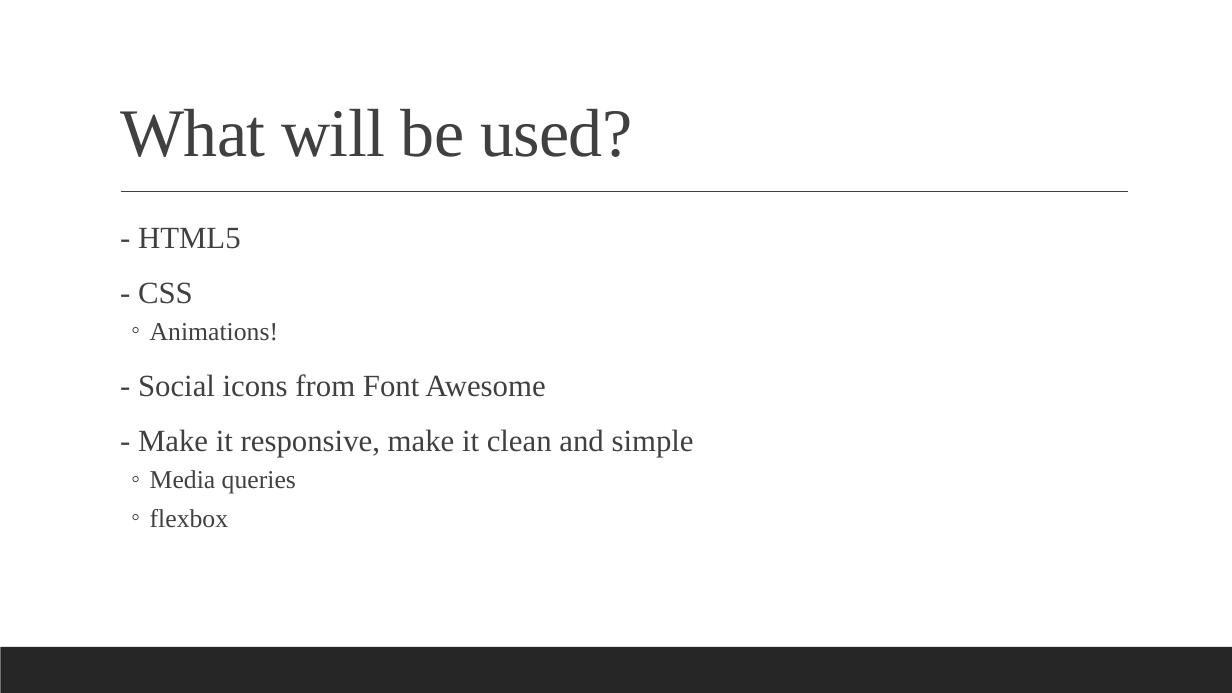
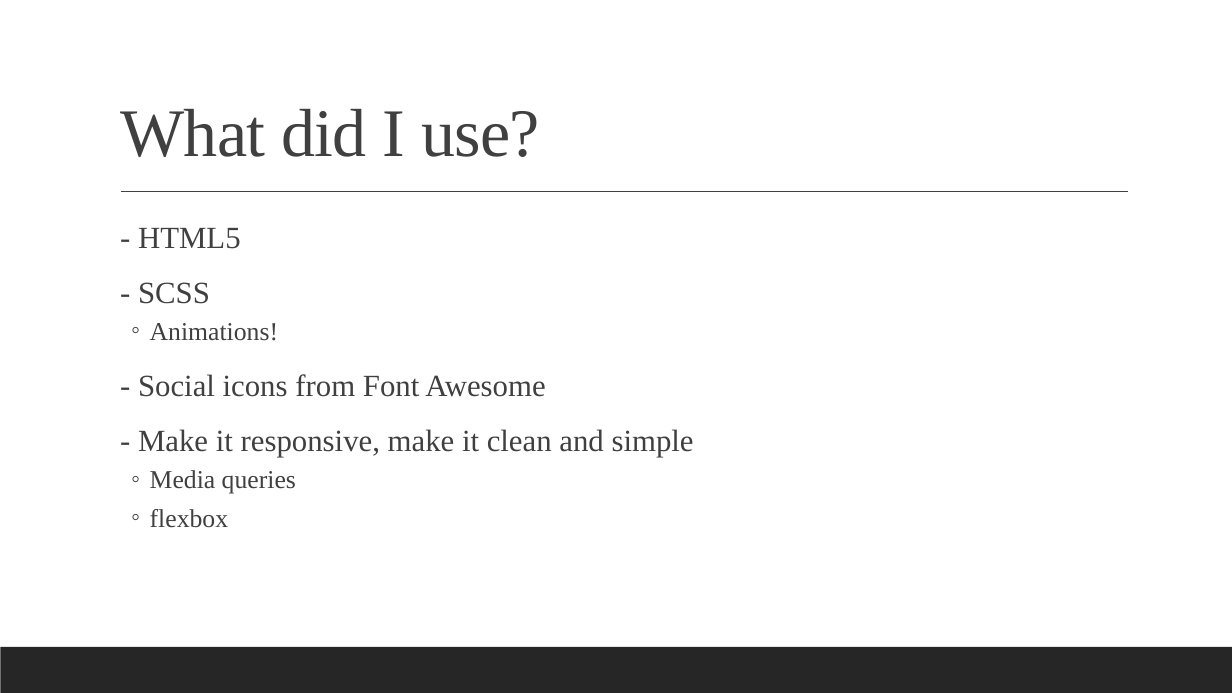
Before and after one commit to igscl/igscl.github.io, a slide deck: slide 7 of docs/portfolio.pptx (slide 6 before the commit). Drawn at 1232x693 pixels with LibreOffice and Linux fonts; fonts in the diff are those of the drawing. Boxes give left, top, right and bottom in pixels: in the first picture for what was removed or moved away, otherwise in the second. Text is boxed around its words. In the diff, an @@ line names an element or a change of style, - is before the commit and + after.

```diff
--- a/docs/portfolio.pptx
+++ b/docs/portfolio.pptx
@@ title at (x1=120, y1=109, x2=540, y2=157): text changed @@
-What will be used?
+What did I use?
@@ text at (x1=138, y1=282, x2=210, y2=304): text changed @@
-  - CSS
+  - SCSS
```
Also in this commit, not shown: 1 other slide changed, 2 slides added, 12 other files.
